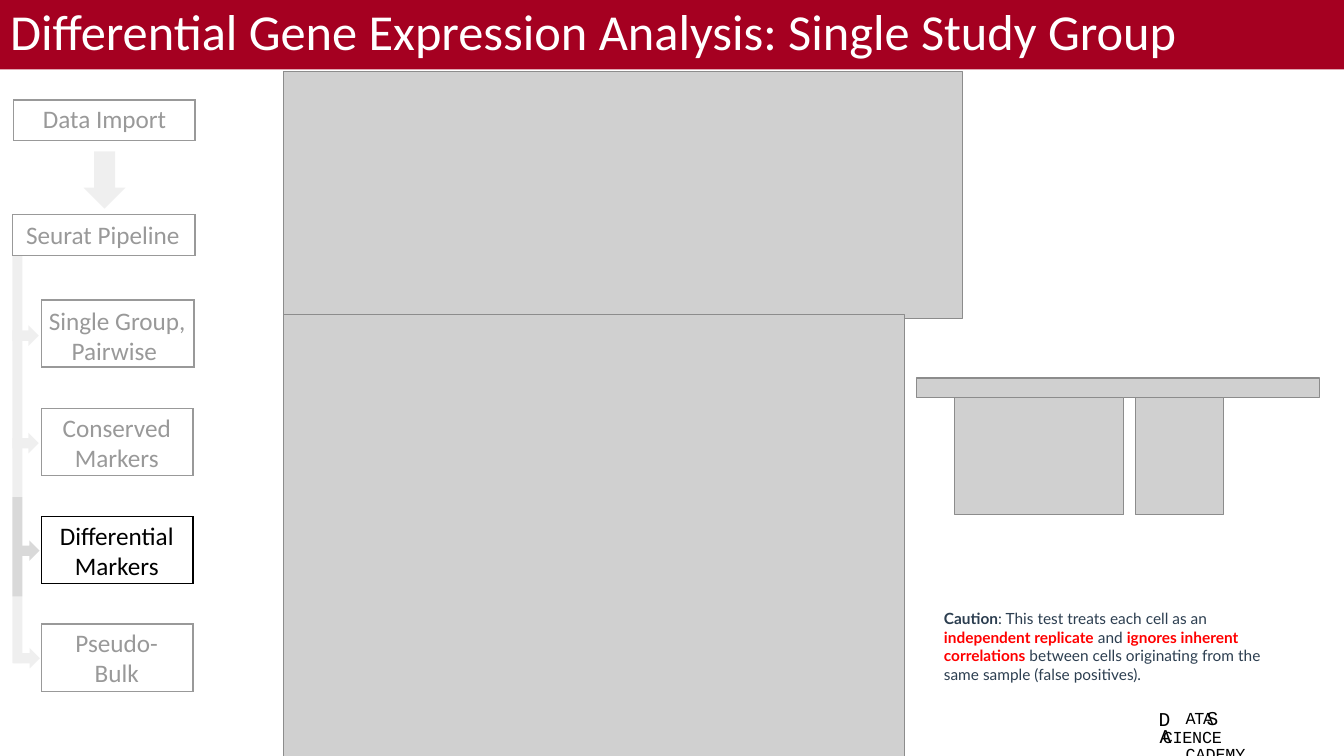
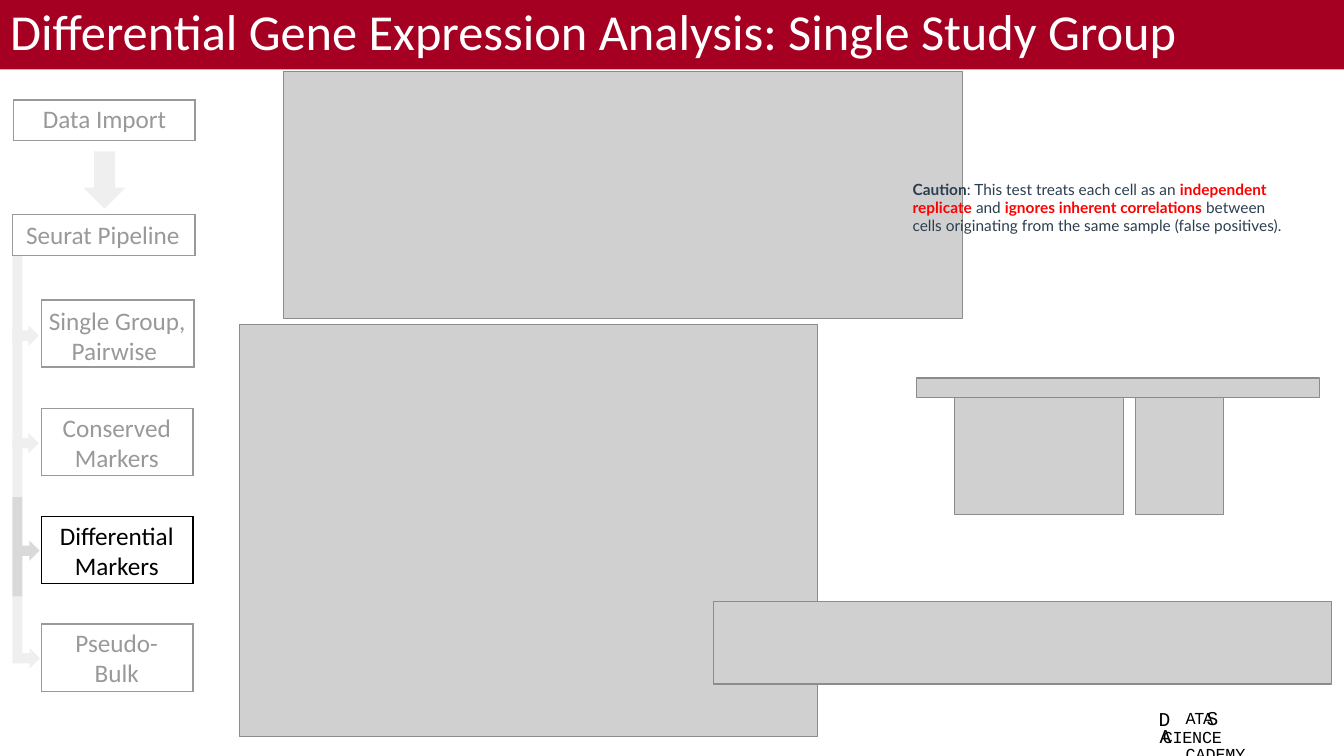
Before and after one commit to bacorli2/scrna_workshop, a slide deck: slide 7 of M5_Seurat_DGE_and_Exploratory/M5_Seurat_DGE_Exploratory.pptx (slide 6 before the commit). Drawn at 1344x756 pixels with LibreOffice and Linux fonts; fonts in the diff are those of the drawing; grey boxes stand for pictures; background and template pictures are left out. Boxes give left, top, right and bottom in pixels: in the first picture for what was removed or moved away, otherwise in the second. Text is boxed around its words. In the diff, an @@ line names an element or a change of style, - is before the commit and + after.

```diff
--- a/M5_Seurat_DGE_and_Exploratory/M5_Seurat_DGE_Exploratory.pptx
+++ b/M5_Seurat_DGE_and_Exploratory/M5_Seurat_DGE_Exploratory.pptx
@@ text "Caution: This test treats each ..." rewrapped from [944, 612, 1260, 683] to [913, 181, 1281, 235] @@
@@ picture: place and size @@
-picture at [284, 315, 904, 756]
+picture at [239, 325, 818, 737]
@@ picture added at [714, 602, 1332, 685] @@
```
Also in this commit, not shown: 9 other slides changed, 1 slide removed, 2 other files.
